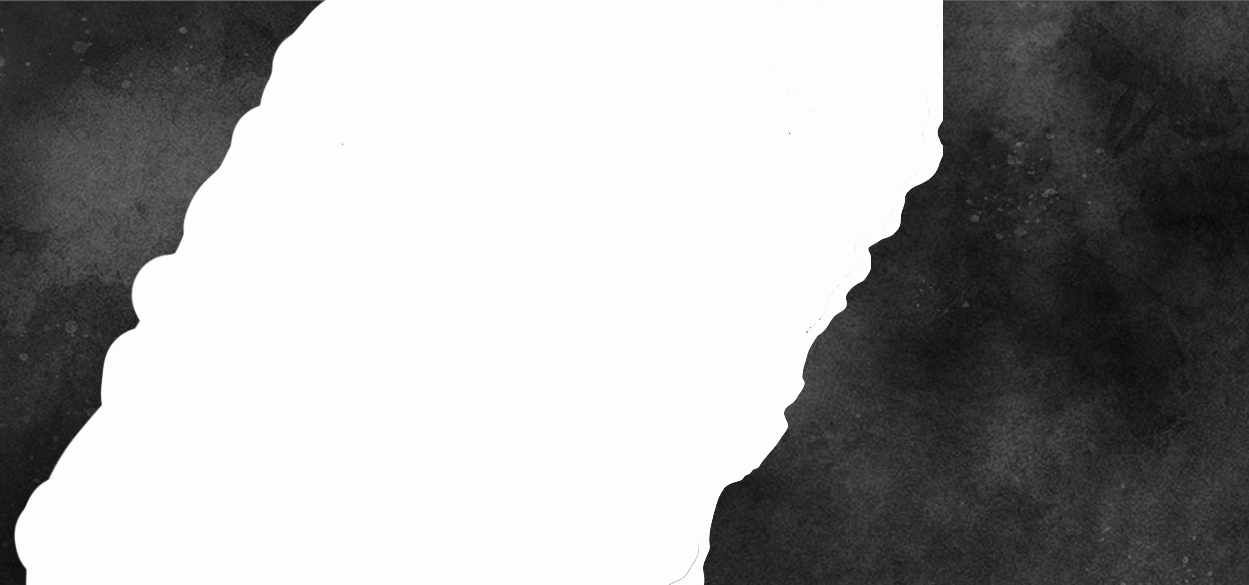
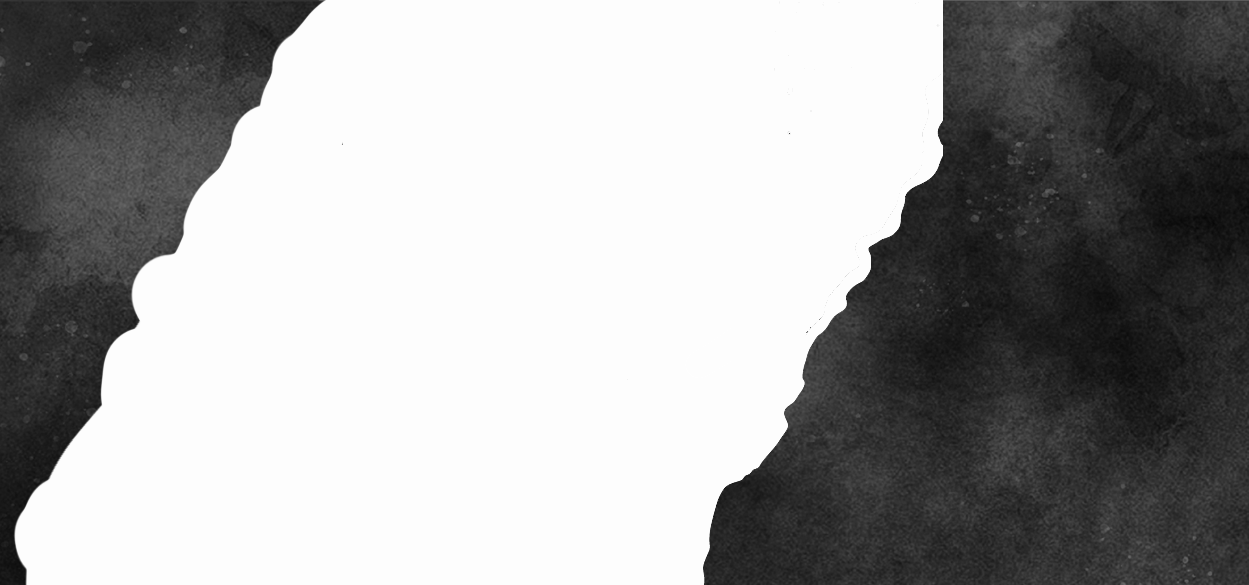
Comparing the layer stacks of the two 1249px x 585px images. Changes:
painted on "Layer 2" over (668, 542, 699, 585)
showed "Layer 0" over (0, 0, 320, 1)
